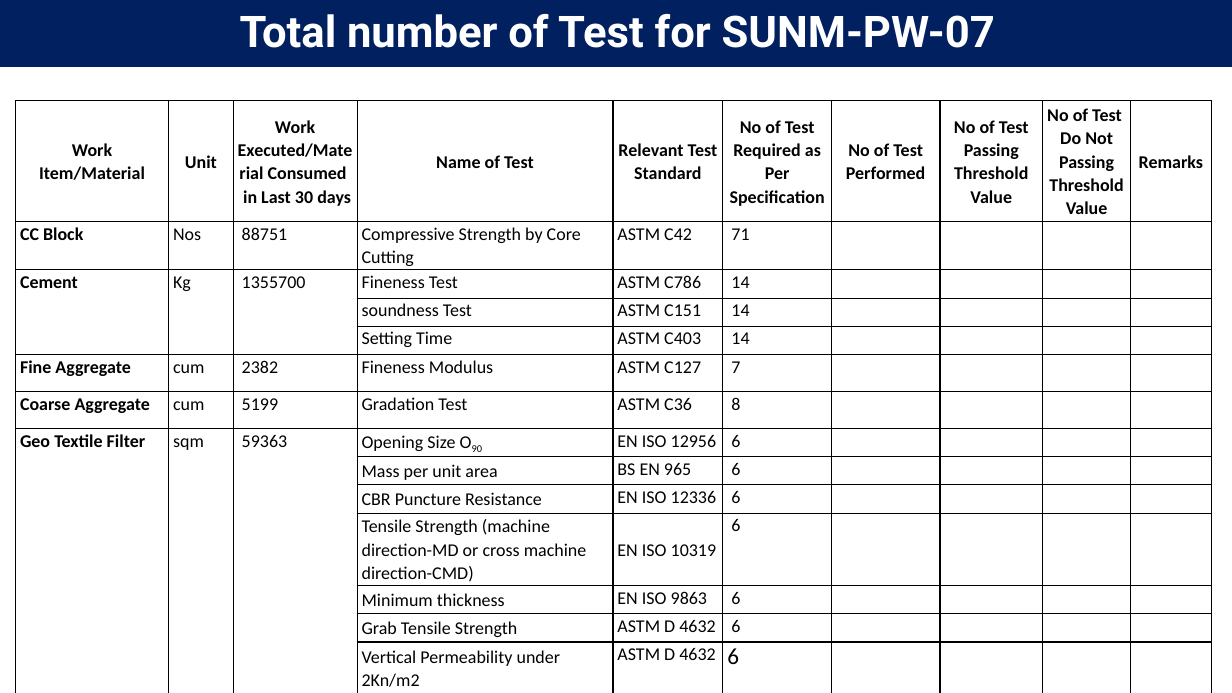
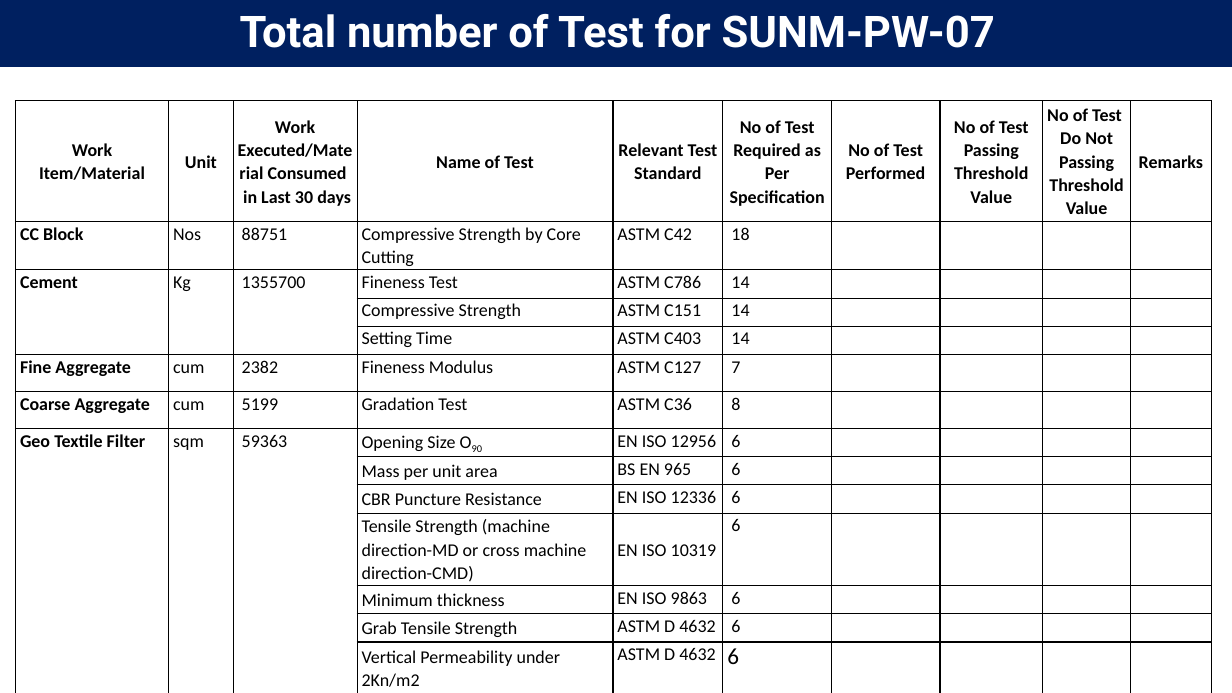
Before and after one commit to jakariapervez/cmis6, a slide deck: slide 30 of Civilworks cost/Expenditure Preparations/SPEC_24_11_2020/Follow UP on JICA Meeting and Actions Required To be Taken with test.pptx. Drawn at 1232x693 pixels with LibreOffice and Linux fonts; fonts in the diff are those of the drawing; background and template pictures are left out. Boxes give left, top, right and bottom in pixels: in the first picture for what was removed or moved away, otherwise in the second. Text is boxed around its words. In the diff, an @@ line names an element or a change of style, - is before the commit and + after.

```diff
--- a/Civilworks cost/Expenditure Preparations/SPEC_24_11_2020/Follow UP on JICA Meeting and Actions Required To be Taken with test.pptx
+++ b/Civilworks cost/Expenditure Preparations/SPEC_24_11_2020/Follow UP on JICA Meeting and Actions Required To be Taken with test.pptx
@@ table at [16, 101, 1211, 693] @@
-row 2, column 6: 71
+row 2, column 6: 18
-row 4, column 4: soundness Test
+row 4, column 4: Compressive Strength
```
Also in this commit, not shown: 2 other slides changed, 5 other files.
